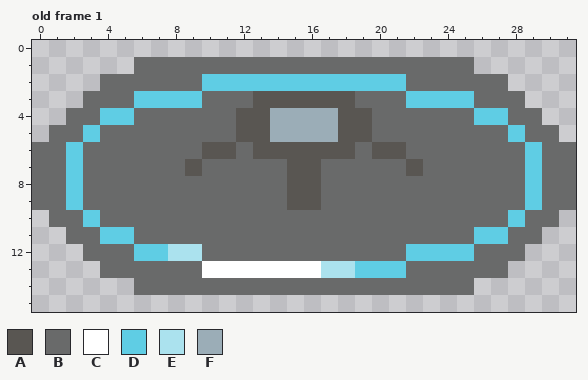
One commit to this pixel-art file: GameJam2018/Assets/Art/Package SPawn point.aseprite. The picture above is the old version.
32x16 pixels, 12 frames. Shown: old frame 1. The commit also changed other frames, which this record leaves out.
Visible layers, top first: "Layer 3", "Layer 2", "Layer 1".
Palette (. is transparent): A #595652  B #696a6a  C #ffffff  D #5fcde4  E #abe2ee  F #9badb7
Pixels before, old frame 1, first column x 0:
 1 ......BBBBBBBBBBBBBBBBBBBB......
 2 ....BBBBBBDDDDDDDDDDDDBBBBBB....
 3 ...BBBDDDDBBBAAAAAABBBDDDDBBB...
 4 ..BBDDBBBBBBAAFFFFAABBBBBBDDBB..
 5 .BBDBBBBBBBBAAFFFFAABBBBBBBBDBB.
 6 BBDBBBBBBBAABAAAAAABAABBBBBBBDBB
 7 BBDBBBBBBABBBBBAABBBBBABBBBBBDBB
 8 BBDBBBBBBBBBBBBAABBBBBBBBBBBBDBB
 9 BBDBBBBBBBBBBBBAABBBBBBBBBBBBDBB
10 .BBDBBBBBBBBBBBBBBBBBBBBBBBBDBB.
11 ..BBDDBBBBBBBBBBBBBBBBBBBBDDBB..
12 ...BBBDDEEBBBBBBBBBBBBDDDDBBB...
13 ....BBBBBBCCCCCCCEEDDDBBBBBB....
14 ......BBBBBBBBBBBBBBBBBBBB......
After:
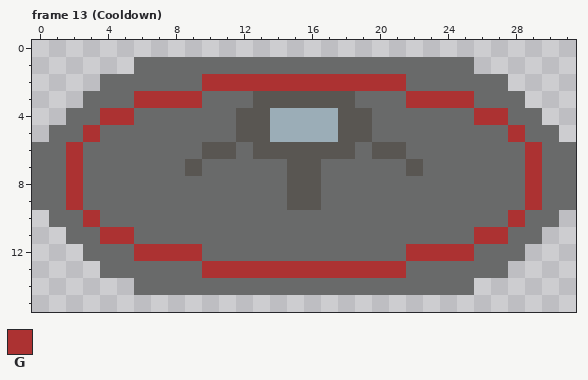
Colours new in this view: G #ac3232
A new or re-ordered frame is compared with the old frame closest to it.
From old to new:
{"change": "frames 12 -> 16"}
{"where": "frame 13 (Cooldown) is new; against old frame 1, layer \"Layer 1\""}
{"frame":13,"y":2,"x":10,"old":"DDDDDDDDDDDD","new":"GGGGGGGGGGGG"}
{"frame":13,"y":3,"x":6,"old":"DDDD","new":"GGGG"}
{"frame":13,"y":3,"x":22,"old":"DDDD","new":"GGGG"}
{"frame":13,"y":4,"x":4,"old":"DD","new":"GG"}
{"frame":13,"y":4,"x":26,"old":"DD","new":"GG"}
{"frame":13,"y":5,"x":3,"old":"D","new":"G"}
{"frame":13,"y":5,"x":28,"old":"D","new":"G"}
{"frame":13,"y":6,"x":2,"old":"D","new":"G"}
{"frame":13,"y":6,"x":29,"old":"D","new":"G"}
{"frame":13,"y":7,"x":2,"old":"D","new":"G"}
{"frame":13,"y":7,"x":29,"old":"D","new":"G"}
{"frame":13,"y":8,"x":2,"old":"D","new":"G"}
{"frame":13,"y":8,"x":29,"old":"D","new":"G"}
{"frame":13,"y":9,"x":2,"old":"D","new":"G"}
{"frame":13,"y":9,"x":29,"old":"D","new":"G"}
{"frame":13,"y":10,"x":3,"old":"D","new":"G"}
{"frame":13,"y":10,"x":28,"old":"D","new":"G"}
{"frame":13,"y":11,"x":4,"old":"DD","new":"GG"}
{"frame":13,"y":11,"x":26,"old":"DD","new":"GG"}
{"frame":13,"y":12,"x":6,"old":"DDEE","new":"GGGG"}
{"frame":13,"y":12,"x":22,"old":"DDDD","new":"GGGG"}
{"frame":13,"y":13,"x":10,"old":"CCCCCCCEEDDD","new":"GGGGGGGGGGGG"}
